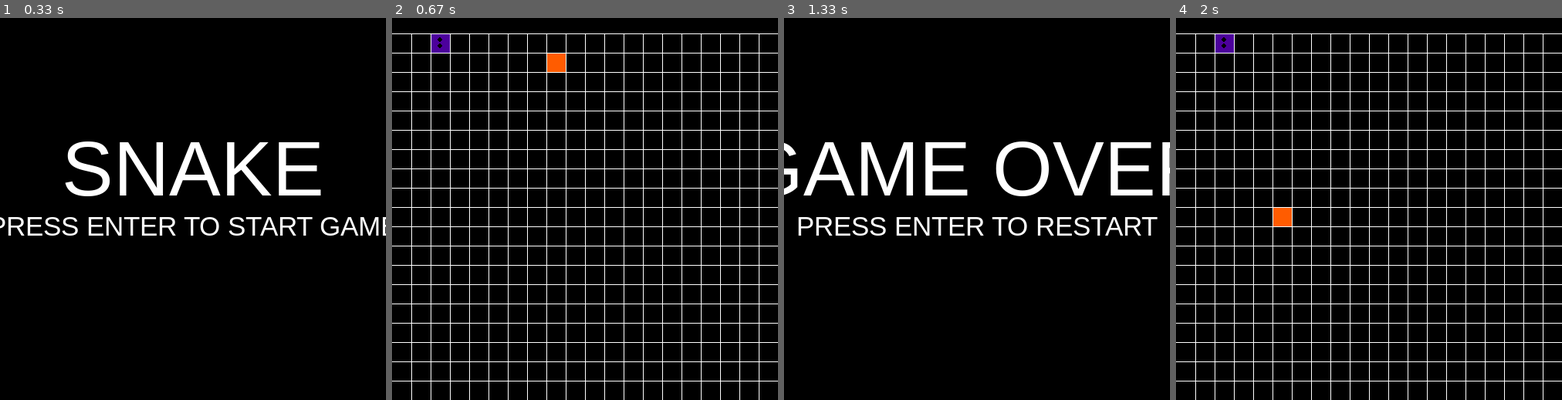
Above: before the commit, frames 1-4 (left to right).
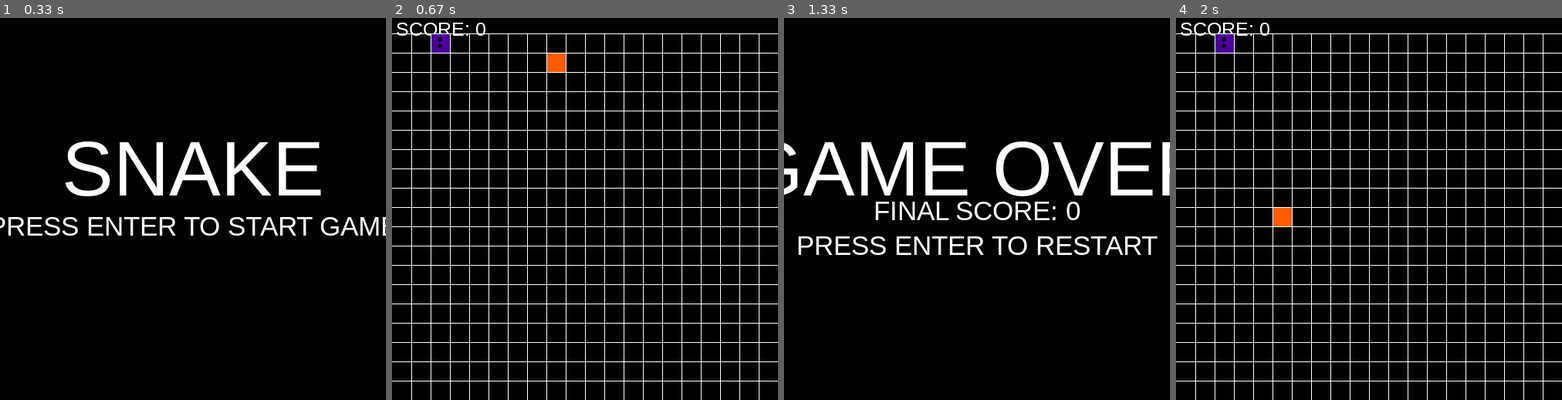
Above: after the commit, the same moments.

Repository: annatruong/pygame-snake
Game: pygame game, started from snake.py
Same seed, same stepped clock (60 frames per second), same inputs: the game is played once before the commit and once after it.
Inputs:
- Up to frame 1 (0.33 s): no input
- Up to frame 2 (0.67 s): tap Enter at 0.33 s
- Up to frame 3 (1.33 s): hold Up from 1.17 s (still down)
- Up to frame 4 (2 s): release Up at 1.63 s; tap Enter at 1.67 s

Frame 1 is identical in both runs. In frame 2, 0.3% of the frame differs, in the area x 1-25%, y 1-5%; in frame 3, 4.4%, in the area x 3-97%, y 48-63%; in frame 4, 0.3%.

Commit message:
Added score board

Diff:
--- a/snake.py
+++ b/snake.py
@@ -15,30 +15,57 @@
 
 # Font objects
 title_font = pygame.font.SysFont('Arial', 100)
-instruction_font = pygame.font.SysFont('Arial', 35)
-
-# Function to create start and game over screen
-def display_start_end(window, title_txt, inst_text):
+info_font = pygame.font.SysFont('Arial', 35)
+score_font = pygame.font.SysFont('Arial', 25)
+
+# Function to create start ascreen
+def display_start_screen(window, title_txt, info_text):
+
     window.fill(black)
     title = title_font.render(title_txt, True, white)
     title_rect = title.get_rect(center = (width_height // 2, (width_height // 2)  - 50))
-    instruction = instruction_font.render(inst_text, True, white)
-    instruction_rect = instruction.get_rect(center = (width_height // 2, (width_height // 2) + 25))
+    info = info_font.render(info_text, True, white)
+    info_rect = info.get_rect(center = (width_height // 2, (width_height // 2) + 25))
     window.blit(title, title_rect)
-    window.blit(instruction, instruction_rect)
+    window.blit(info, info_rect)
+    pygame.display.update()
+
+# Function to create game over screen
+def display_end_screen(window, title_txt, info_text, total_score):
+
+    window.fill(black)
+    score_text = 'FINAL SCORE: ' + str(total_score)
+    title = title_font.render(title_txt, True, white)
+    title_rect = title.get_rect(center = (width_height // 2, (width_height // 2)  - 50))
+    info = info_font.render(info_text, True, white)
+    info_rect = info.get_rect(center = (width_height // 2, (width_height // 2) + 50))
+    score = info_font.render(score_text, True, white)
+    score_rect = score.get_rect(center = (width_height // 2, (width_height // 2) + 5))
+    window.blit(title, title_rect)
+    window.blit(info, info_rect)
+    window.blit(score, score_rect)
     pygame.display.update()
 
 # Function to draw grid
 def draw_grid(window, rows, w):
+
     window.fill(black)
     x_grid = 0
     y_grid = 0
+    score_txt = str(current_score)
+
     for line in range(rows):
         x_grid += cell_width
         y_grid += cell_width
         pygame.draw.line(window, white, (x_grid, cell_width), (x_grid, w))
         pygame.draw.line(window, white, (0, y_grid), (w, y_grid))
 
+def display_score(window, w, current_score):
+    score_txt = 'SCORE: ' + str(current_score)
+    score = score_font.render(score_txt, True, white)
+    window.blit(score, (5, 5))
+
+
 # Set window
 window = pygame.display.set_mode((width_height, width_height))
 pygame.display.set_caption('Snake')
@@ -47,13 +74,14 @@
 
 game_over = False
 run = True
+current_score = 0
 
 while run:
 
     if game_over == False:
-        display_start_end(window,'SNAKE','PRESS ENTER TO START GAME')
+        display_start_screen(window,'SNAKE', 'PRESS ENTER TO START GAME')
     elif game_over == True:
-        display_start_end(window,'GAME OVER','PRESS ENTER TO RESTART')
+        display_end_screen(window,'GAME OVER', 'PRESS ENTER TO RESTART', current_score)
 
     pygame.display.update()
 
@@ -65,6 +93,7 @@
         body = []
         x = cell_width
         y = cell_width
+        current_score = 0
         direction = 'right'
         x_food = random.randrange(cell_width, width_height - 5, cell_width)
         y_food = random.randrange(cell_width, width_height - 5, cell_width)
@@ -74,7 +103,8 @@
         while game:
             pygame.time.delay(150)
             clock.tick(50)
-            draw_grid(window,rows,width_height)
+            draw_grid(window, rows, width_height)
+            display_score(window, width_height, current_score)
 
             # Draw snake
             i = 0
@@ -107,6 +137,7 @@
                 x_food = random.randrange(cell_width, width_height - 5, cell_width)
                 y_food = random.randrange(cell_width, width_height - 5, cell_width)
                 body.append([x,y])
+                current_score += 1
 
             # Update direction variable when key is pressed
             keys = pygame.key.get_pressed()
